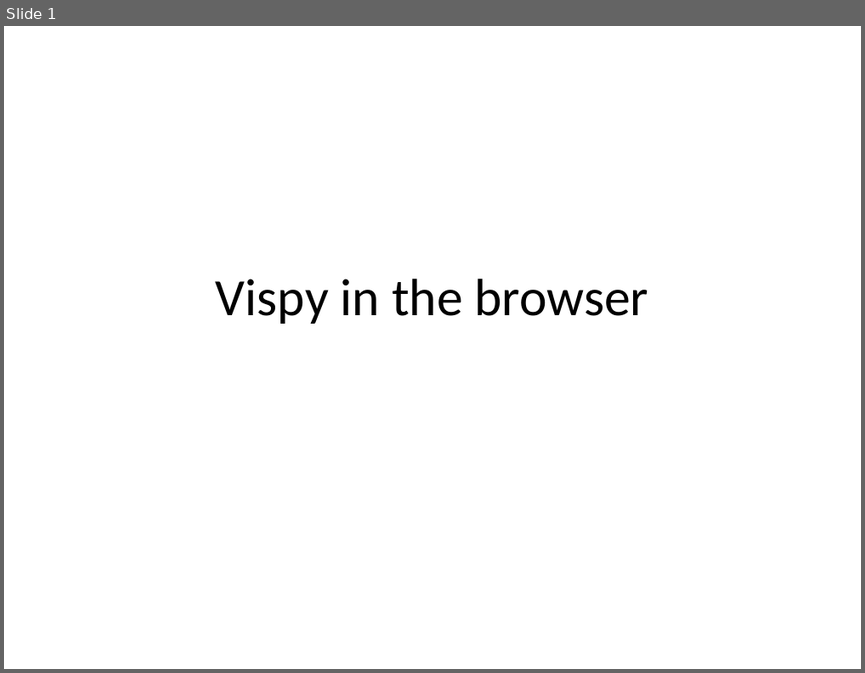
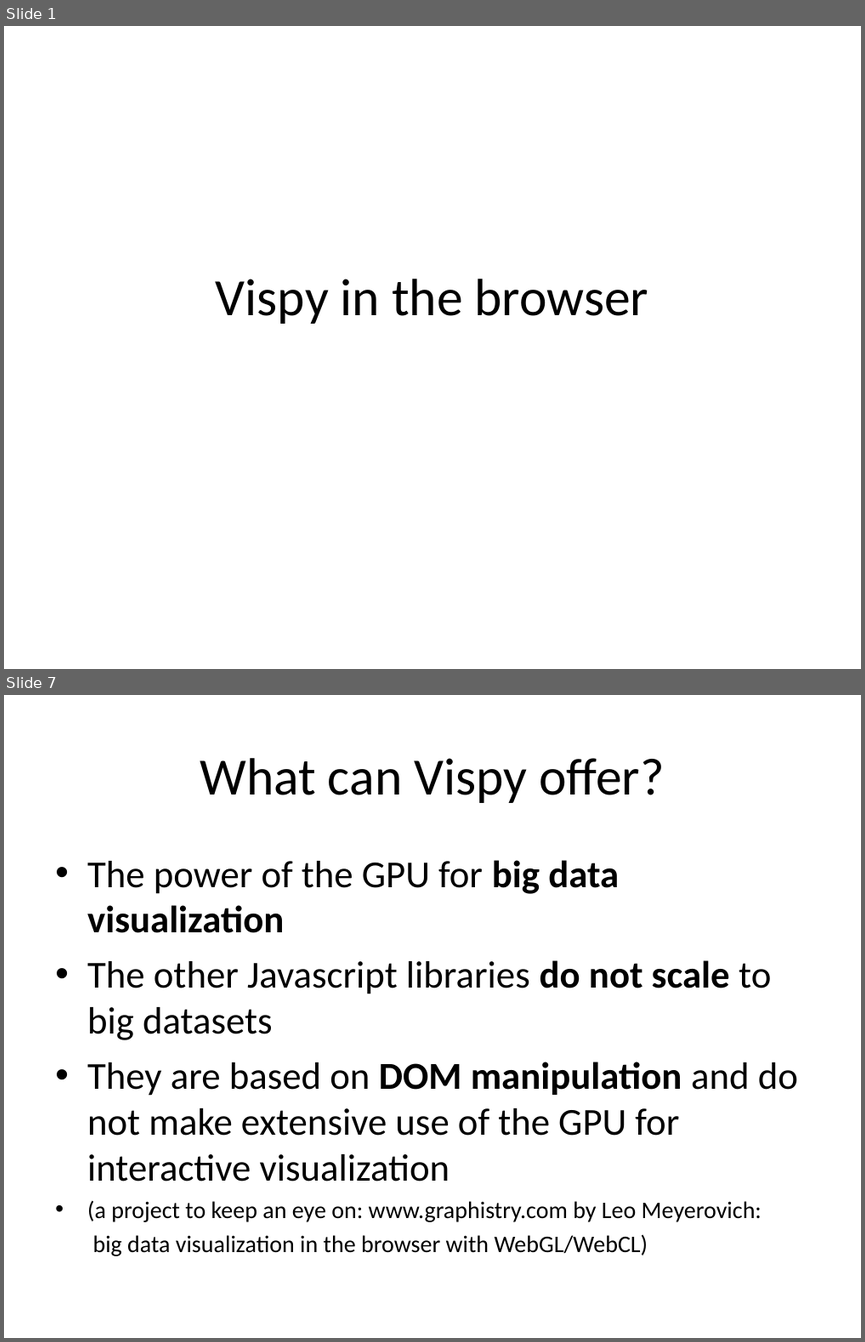
Before and after one commit to vispy/codecamp-esrf-2014, a slide deck: cr/4-webgl/webgl.ppt. Shown one above the other, each under a label of ours: slide 1 before the commit, slides 1 and 7 after it; the slides between them are not shown. The pictures are 865x673 and 865x1342 pixels, drawn with LibreOffice and Linux fonts; fonts in the diff are those of the drawing. Boxes give left, top, right and bottom in pixels: in the first picture for what was removed or moved away, otherwise in the second. Text is boxed around its words. In the diff, an @@ line names an element or a change of style, - is before the commit and + after.

```diff
--- a/cr/4-webgl/webgl.ppt
+++ b/cr/4-webgl/webgl.ppt
@@ slide 7 added at (4,695,861,1338), background #FFFFFF @@
@@ title added at (200,758,664,803), 44 pt, text #000000 @@
+What can Vispy offer?
@@ text added at (87,860,798,1256), 32 pt, text #000000 @@
+• The power of the GPU for big data visualization
+• The other Javascript libraries do not scale to big datasets
+• They are based on DOM manipulation and do not make extensive use of the GPU for interactive visualization
+• (a project to keep an eye on: www.graphistry.com by Leo Meyerovich:
+big data visualization in the browser with WebGL/WebCL)
```
Also in this commit, not shown: 30 other slides added.
